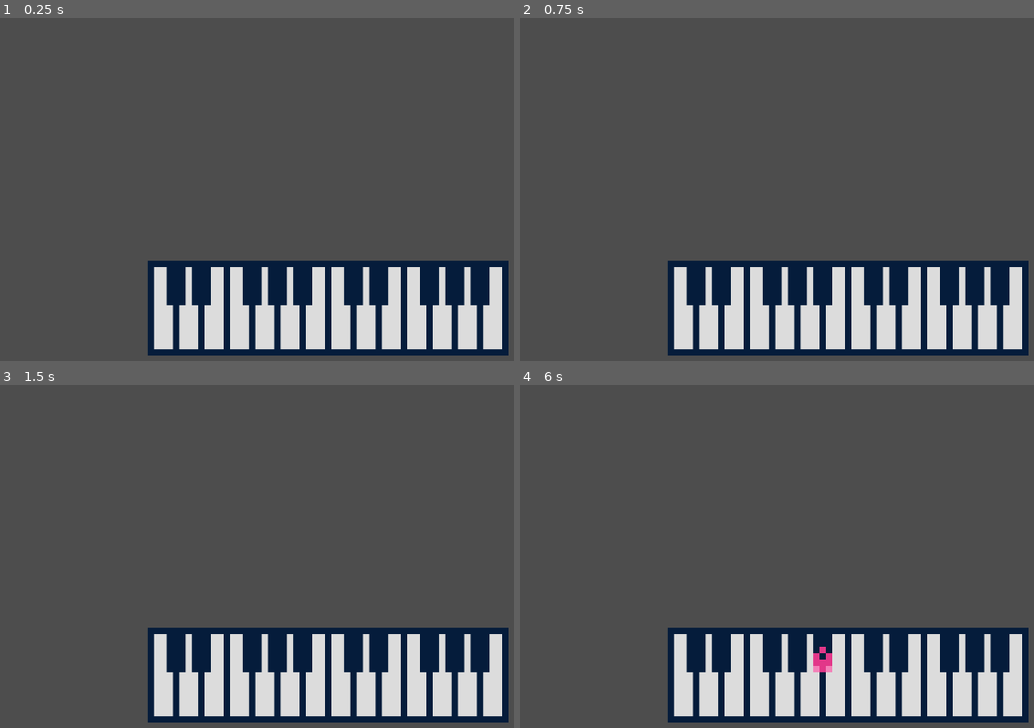
Above: before the commit, frames 1-4 (two rows, left to right).
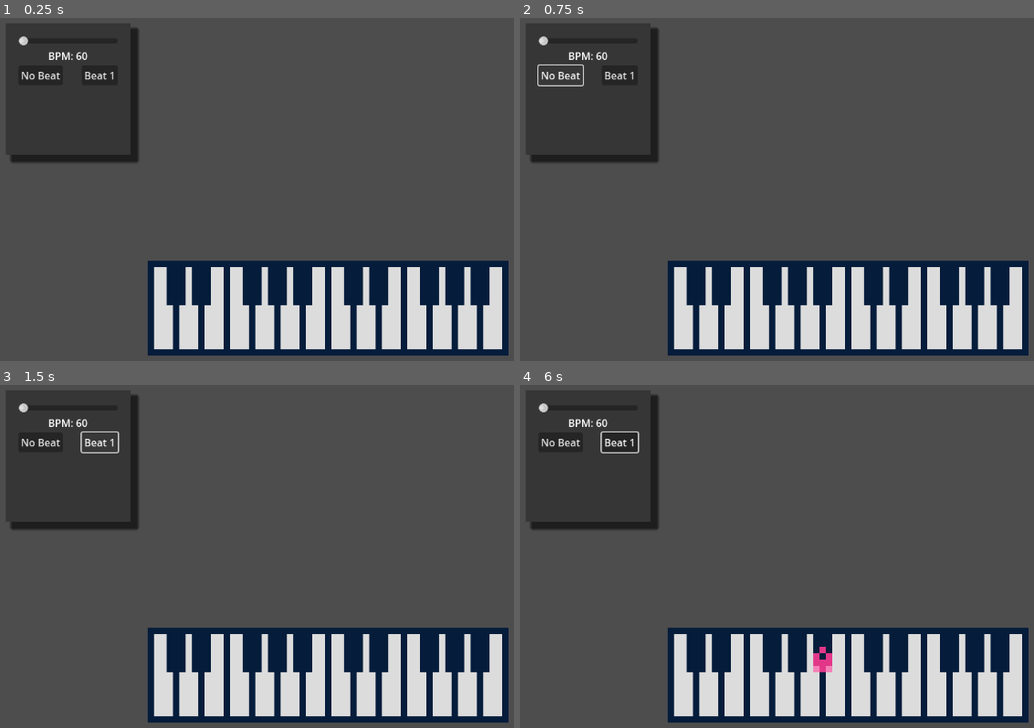
Above: after the commit, the same moments.

Repository: luciusvinicius/music-game-prototype
Game: Godot game, scene res://src/main.tscn
Two runs of this game, one before a commit and one after it. Both use one fixed random seed, a clock stepped at 60 frames per second and the inputs below.
Inputs (mouse positions are in pixels of both pictures, inside the frame that each line leads up to):
- Up to frame 1 (0.25 s): no input
- Up to frame 2 (0.75 s): click (561, 76) at 0.5 s, where only the run after the commit has a clickable "No Beat"
- Up to frame 3 (1.5 s): click (97, 443) at 1.25 s, where only the run after the commit has a clickable "Beat 1"
- Up to frame 4 (6 s): click (617, 443) at 2 s, where only the run after the commit has a clickable "Beat 1"; click (617, 443) at 2.75 s, where only the run after the commit has a clickable "Beat 1"; tap Enter at 3.5, 5 s; move the mouse to (1018, 549) at 3.52 s; click (1018, 549) at 3.67 s; tap Space at 4.25, 5.75 s; move the mouse to (710, 590) at 4.27 s; click (710, 590) at 4.42 s; move the mouse to (931, 481) at 5.02 s; click (931, 481) at 5.17 s; move the mouse to (823, 652) at 5.77 s; click (823, 652) at 5.92 s

The runs differ from the first frame. In frame 1, 2.4% of the frame differs, in the area x 2-27%, y 2-43%; in frame 2, 2.1%; in frame 3, 2.2%; in frame 4, 2.5%.

Commit message:
Beat Menu

Diff:
--- /dev/null
+++ b/src/beat/beat.gd
@@ -0,0 +1,30 @@
+extends Node
+
+const KICK = preload("res://assets/beats/kick.mp3")
+
+@onready var timer : Timer = $Timer
+@onready var audio : AudioStreamPlayer = $Audio
+
+@export var bpm = 60:
+	set(new_value):
+		beat_length = 60 / new_value
+		timer.wait_time = beat_length
+		bpm = new_value
+
+@export var measure = 4 # TODO: not used yet
+
+var beat_length
+
+# Called when the node enters the scene tree for the first time.
+func _ready():
+	beat_length = 60 / bpm
+
+
+func play(beat):
+	if beat:
+		audio.stream = KICK
+		timer.start()
+
+
+func _on_timer_timeout():
+	audio.play()
--- /dev/null
+++ b/src/beat/beat.tscn
@@ -0,0 +1,12 @@
+[gd_scene load_steps=2 format=3 uid="uid://bb2m0wqd77ete"]
+
+[ext_resource type="Script" path="res://src/beat/beat.gd" id="1_w435b"]
+
+[node name="Beat" type="Node"]
+script = ExtResource("1_w435b")
+
+[node name="Audio" type="AudioStreamPlayer" parent="."]
+
+[node name="Timer" type="Timer" parent="."]
+
+[connection signal="timeout" from="Timer" to="." method="_on_timer_timeout"]
--- /dev/null
+++ b/src/hud/beat_selection.gd
@@ -0,0 +1,22 @@
+extends Control
+
+@onready var beat = $Beat
+@onready var bpm : Label = $PanelContainer/VBoxContainer/BPM
+
+# Called when the node enters the scene tree for the first time.
+func _ready():
+	pass # Replace with function body.
+
+
+# Called every frame. 'delta' is the elapsed time since the previous frame.
+func _process(delta):
+	pass
+
+
+func _on_beat_1_pressed():
+	beat.play(true)
+
+
+func _on_bpm_slider_value_changed(value):
+	beat.bpm = value
+	bpm.text = "BPM: %d" % value
--- /dev/null
+++ b/src/hud/beat_selection.tscn
@@ -0,0 +1,56 @@
+[gd_scene load_steps=4 format=3 uid="uid://c4yieqqp8wl6r"]
+
+[ext_resource type="Script" path="res://src/hud/beat_selection.gd" id="1_k5wqm"]
+[ext_resource type="PackedScene" uid="uid://bb2m0wqd77ete" path="res://src/beat/beat.tscn" id="2_a7dpe"]
+
+[sub_resource type="StyleBoxFlat" id="StyleBoxFlat_k6q0s"]
+content_margin_left = 20.0
+content_margin_top = 20.0
+content_margin_right = 20.0
+content_margin_bottom = 20.0
+bg_color = Color(0.211765, 0.211765, 0.211765, 1)
+shadow_size = 5
+shadow_offset = Vector2(10, 10)
+
+[node name="BeatSelection" type="Control"]
+layout_mode = 3
+anchors_preset = 0
+script = ExtResource("1_k5wqm")
+
+[node name="Beat" parent="." instance=ExtResource("2_a7dpe")]
+
+[node name="PanelContainer" type="PanelContainer" parent="."]
+layout_mode = 0
+offset_right = 157.0
+offset_bottom = 208.0
+theme_override_styles/panel = SubResource("StyleBoxFlat_k6q0s")
+
+[node name="VBoxContainer" type="VBoxContainer" parent="PanelContainer"]
+layout_mode = 2
+
+[node name="BPMSlider" type="HSlider" parent="PanelContainer/VBoxContainer"]
+layout_mode = 2
+min_value = 1.0
+max_value = 300.0
+value = 1.0
+
+[node name="BPM" type="Label" parent="PanelContainer/VBoxContainer"]
+layout_mode = 2
+text = "BPM: 60"
+horizontal_alignment = 1
+
+[node name="GridContainer" type="GridContainer" parent="PanelContainer/VBoxContainer"]
+layout_mode = 2
+theme_override_constants/h_separation = 30
+columns = 2
+
+[node name="No Beat" type="Button" parent="PanelContainer/VBoxContainer/GridContainer"]
+layout_mode = 2
+text = "No Beat"
+
+[node name="Beat 1" type="Button" parent="PanelContainer/VBoxContainer/GridContainer"]
+layout_mode = 2
+text = "Beat 1"
+
+[connection signal="value_changed" from="PanelContainer/VBoxContainer/BPMSlider" to="." method="_on_bpm_slider_value_changed"]
+[connection signal="pressed" from="PanelContainer/VBoxContainer/GridContainer/Beat 1" to="." method="_on_beat_1_pressed"]
--- a/src/main.tscn
+++ b/src/main.tscn
@@ -1,6 +1,7 @@
-[gd_scene load_steps=2 format=3 uid="uid://ckvp03vl0wafd"]
+[gd_scene load_steps=3 format=3 uid="uid://ckvp03vl0wafd"]
 
 [ext_resource type="PackedScene" uid="uid://046pnbte375i" path="res://src/keyboard.tscn" id="1_yi20y"]
+[ext_resource type="PackedScene" uid="uid://c4yieqqp8wl6r" path="res://src/hud/beat_selection.tscn" id="2_hr8k1"]
 
 [node name="Main" type="Node"]
 
@@ -8,3 +9,9 @@
 position = Vector2(415, 486)
 scale = Vector2(10, 10)
 base_octave = -1
+
+[node name="BeatSelection" parent="." instance=ExtResource("2_hr8k1")]
+offset_left = 51.0
+offset_top = 40.0
+offset_right = 51.0
+offset_bottom = 40.0
--- a/src/octave.tscn
+++ b/src/octave.tscn
@@ -1,20 +1,20 @@
 [gd_scene load_steps=16 format=3 uid="uid://b4s6b7s8my2f7"]
 
-[ext_resource type="Texture2D" uid="uid://ffxl64exltlb" path="res://imgs/keyboard.png" id="1_cdgpy"]
 [ext_resource type="Script" path="res://src/octave.gd" id="1_ysf8o"]
-[ext_resource type="Texture2D" uid="uid://dpro5wg6sih8i" path="res://imgs/C.png" id="2_mud5q"]
-[ext_resource type="Texture2D" uid="uid://dgc2ob0mmdgbo" path="res://imgs/C#.png" id="3_73cit"]
-[ext_resource type="Texture2D" uid="uid://40g0k648ochd" path="res://imgs/D.png" id="4_ftf1g"]
-[ext_resource type="Texture2D" uid="uid://d2ukafj76mgj7" path="res://imgs/D#.png" id="5_xuqup"]
-[ext_resource type="Texture2D" uid="uid://dsmtj4uc014f" path="res://imgs/E.png" id="6_3j78i"]
-[ext_resource type="Texture2D" uid="uid://ck5thqe3wuoa7" path="res://imgs/F.png" id="7_mu11c"]
-[ext_resource type="Texture2D" uid="uid://ugxmwqrdolbf" path="res://imgs/F#.png" id="8_4c1s2"]
-[ext_resource type="Texture2D" uid="uid://cxhto6snajpb7" path="res://imgs/G.png" id="9_p5613"]
-[ext_resource type="Texture2D" uid="uid://df7dkrabqdmlc" path="res://imgs/G#.png" id="10_acvo7"]
-[ext_resource type="Texture2D" uid="uid://du3xwql13ec6t" path="res://imgs/A.png" id="11_tl0d5"]
-[ext_resource type="Texture2D" uid="uid://bvt04i36vf2w8" path="res://imgs/A#.png" id="12_gnwfg"]
-[ext_resource type="Texture2D" uid="uid://v3jhxprw3gfr" path="res://imgs/B.png" id="13_6u1gt"]
+[ext_resource type="Texture2D" uid="uid://ffxl64exltlb" path="res://assets/imgs/keyboard.png" id="2_ljxt7"]
+[ext_resource type="Texture2D" uid="uid://dpro5wg6sih8i" path="res://assets/imgs/C.png" id="4_urnp7"]
+[ext_resource type="Texture2D" uid="uid://40g0k648ochd" path="res://assets/imgs/D.png" id="5_3nv2h"]
+[ext_resource type="Texture2D" uid="uid://dsmtj4uc014f" path="res://assets/imgs/E.png" id="6_hp3q3"]
+[ext_resource type="Texture2D" uid="uid://ck5thqe3wuoa7" path="res://assets/imgs/F.png" id="7_mysix"]
+[ext_resource type="Texture2D" uid="uid://cxhto6snajpb7" path="res://assets/imgs/G.png" id="8_gducm"]
+[ext_resource type="Texture2D" uid="uid://du3xwql13ec6t" path="res://assets/imgs/A.png" id="9_oji3i"]
+[ext_resource type="Texture2D" uid="uid://v3jhxprw3gfr" path="res://assets/imgs/B.png" id="10_0fqv6"]
+[ext_resource type="Texture2D" uid="uid://dgc2ob0mmdgbo" path="res://assets/imgs/C#.png" id="11_nqf4e"]
+[ext_resource type="Texture2D" uid="uid://d2ukafj76mgj7" path="res://assets/imgs/D#.png" id="12_c5lhj"]
+[ext_resource type="Texture2D" uid="uid://ugxmwqrdolbf" path="res://assets/imgs/F#.png" id="13_ldasf"]
+[ext_resource type="Texture2D" uid="uid://df7dkrabqdmlc" path="res://assets/imgs/G#.png" id="14_tpkjg"]
 [ext_resource type="PackedScene" uid="uid://dga5hmwjxmwxb" path="res://src/key.tscn" id="15_lvmmh"]
+[ext_resource type="Texture2D" uid="uid://bvt04i36vf2w8" path="res://assets/imgs/A#.png" id="15_s6dwk"]
 
 [node name="Octave" type="Node2D"]
 script = ExtResource("1_ysf8o")
@@ -22,47 +22,47 @@
 
 [node name="BaseKeyboard" type="Sprite2D" parent="."]
 texture_filter = 1
-texture = ExtResource("1_cdgpy")
+texture = ExtResource("2_ljxt7")
 
 [node name="Keys" type="Node2D" parent="."]
 
 [node name="C" parent="Keys" instance=ExtResource("15_lvmmh")]
-sprite_texture = ExtResource("2_mud5q")
+sprite_texture = ExtResource("4_urnp7")
 
 [node name="D" parent="Keys" instance=ExtResource("15_lvmmh")]
-sprite_texture = ExtResource("4_ftf1g")
+sprite_texture = ExtResource("5_3nv2h")
 
 [node name="E" parent="Keys" instance=ExtResource("15_lvmmh")]
-sprite_texture = ExtResource("6_3j78i")
+sprite_texture = ExtResource("6_hp3q3")
 
 [node name="F" parent="Keys" instance=ExtResource("15_lvmmh")]
-sprite_texture = ExtResource("7_mu11c")
+sprite_texture = ExtResource("7_mysix")
 
 [node name="G" parent="Keys" instance=ExtResource("15_lvmmh")]
-sprite_texture = ExtResource("9_p5613")
+sprite_texture = ExtResource("8_gducm")
 
 [node name="A" parent="Keys" instance=ExtResource("15_lvmmh")]
-sprite_texture = ExtResource("11_tl0d5")
+sprite_texture = ExtResource("9_oji3i")
 
 [node name="B" parent="Keys" instance=ExtResource("15_lvmmh")]
-sprite_texture = ExtResource("13_6u1gt")
+sprite_texture = ExtResource("10_0fqv6")
 
 [node name="C#" parent="Keys" instance=ExtResource("15_lvmmh")]
 z_index = 1
-sprite_texture = ExtResource("3_73cit")
+sprite_texture = ExtResource("11_nqf4e")
 
 [node name="D#" parent="Keys" instance=ExtResource("15_lvmmh")]
 z_index = 1
-sprite_texture = ExtResource("5_xuqup")
+sprite_texture = ExtResource("12_c5lhj")
 
 [node name="F#" parent="Keys" instance=ExtResource("15_lvmmh")]
 z_index = 1
-sprite_texture = ExtResource("8_4c1s2")
+sprite_texture = ExtResource("13_ldasf")
 
 [node name="G#" parent="Keys" instance=ExtResource("15_lvmmh")]
 z_index = 1
-sprite_texture = ExtResource("10_acvo7")
+sprite_texture = ExtResource("14_tpkjg")
 
 [node name="A#" parent="Keys" instance=ExtResource("15_lvmmh")]
 z_index = 1
-sprite_texture = ExtResource("12_gnwfg")
+sprite_texture = ExtResource("15_s6dwk")
Not shown, added: assets/beats/kick.mp3.import
Not shown, added: assets/c_note.mp3.import
Renamed: imgs/A#.png -> assets/imgs/A#.png
Not shown, changed: assets/imgs/A#.png.import
Renamed: imgs/A.png -> assets/imgs/A.png
Not shown, changed: assets/imgs/A.png.import
Renamed: imgs/B.png -> assets/imgs/B.png
Not shown, changed: assets/imgs/B.png.import
Renamed: imgs/C#.png -> assets/imgs/C#.png
Not shown, changed: assets/imgs/C#.png.import
Renamed: imgs/C.png -> assets/imgs/C.png
Not shown, changed: assets/imgs/C.png.import
(and 20 more such lines)
